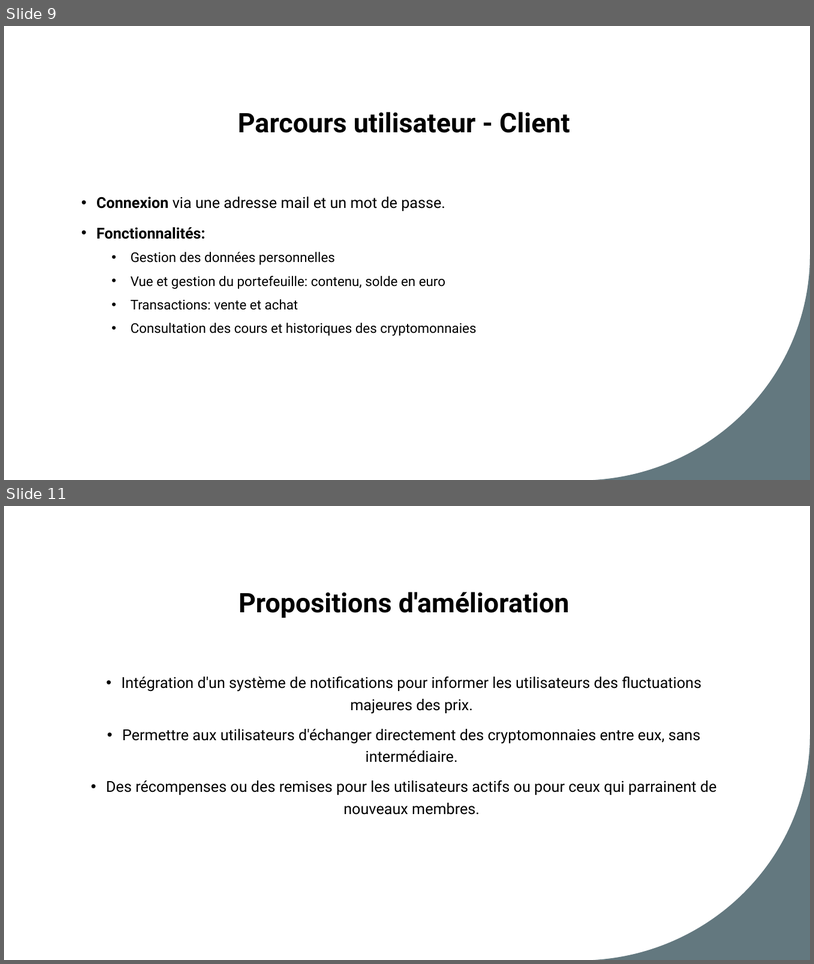
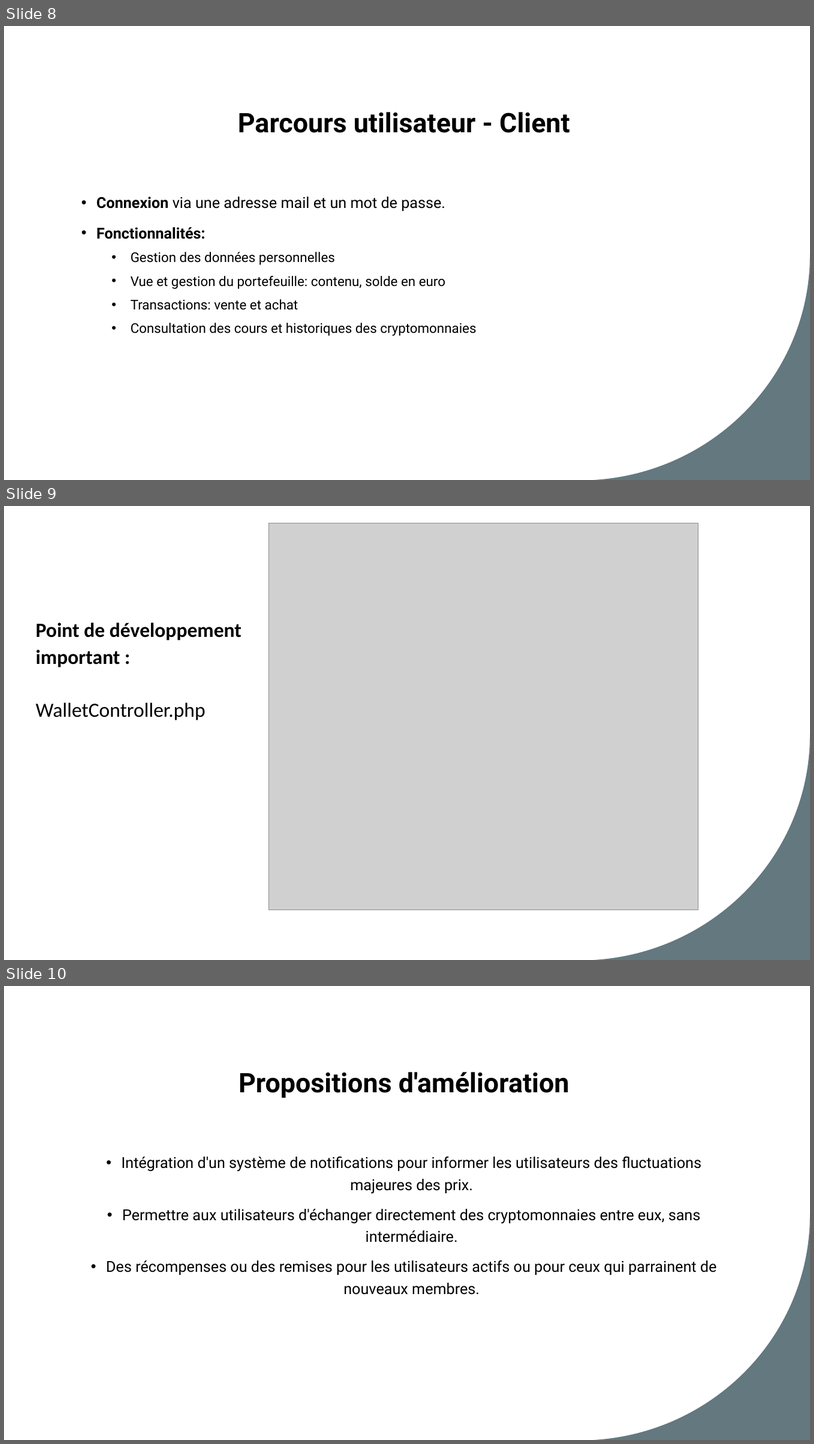
Before and after one commit to FlorentGATTI/projet-finale_bitchest, a slide deck: Bitchest_slides.pptx. Shown one above the other, each under a label of ours: slides 9 and 11 before the commit, slides 8, 9 and 10 after it; the slides between them are not shown. The pictures are 814x964 and 814x1444 pixels, drawn with LibreOffice and Linux fonts; fonts in the diff are those of the drawing; grey boxes stand for pictures. Boxes give left, top, right and bottom in pixels: in the first picture for what was removed or moved away, otherwise in the second. Text is boxed around its words. In the diff, an @@ line names an element or a change of style, - is before the commit and + after.

```diff
--- a/Bitchest_slides.pptx
+++ b/Bitchest_slides.pptx
@@ slide 9 added at box(4, 506, 810, 960), background #FFFFFF @@
@@ rectangle added at box(4, 506, 810, 960), fill #FFFFFF @@
@@ picture added at box(269, 523, 698, 910) @@
@@ title added at box(36, 622, 242, 720), 24 pt, text #000000, bold @@
+Point de développement important :
+WalletController.php
@@ freeform shape added at box(587, 735, 810, 960), fill #63787F @@
@@ what was slide 9 is now slide 8 @@
@@ what was slide 11 is now slide 10 @@
```
Also in this commit, not shown: 3 slides changed, 2 slides removed, 1 other file.
